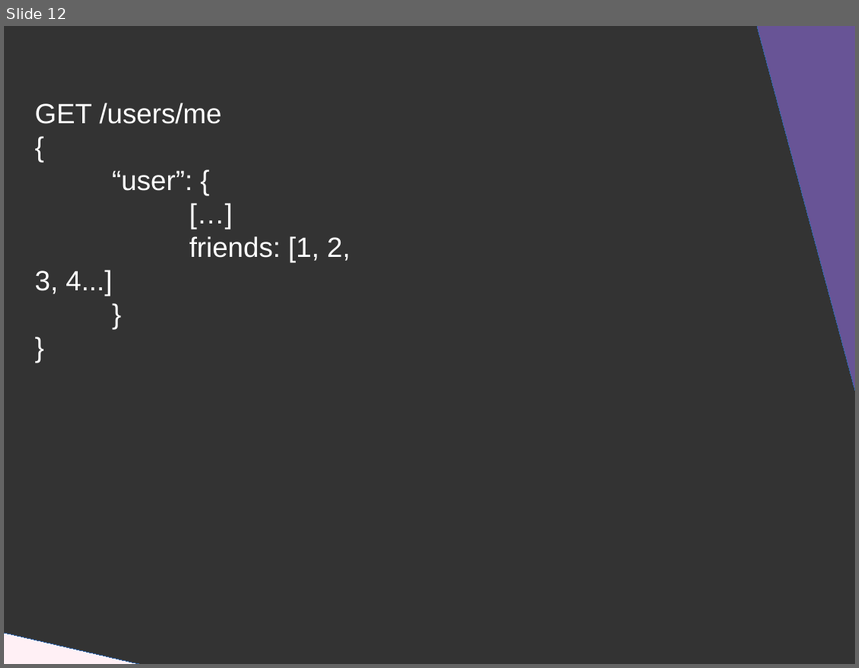
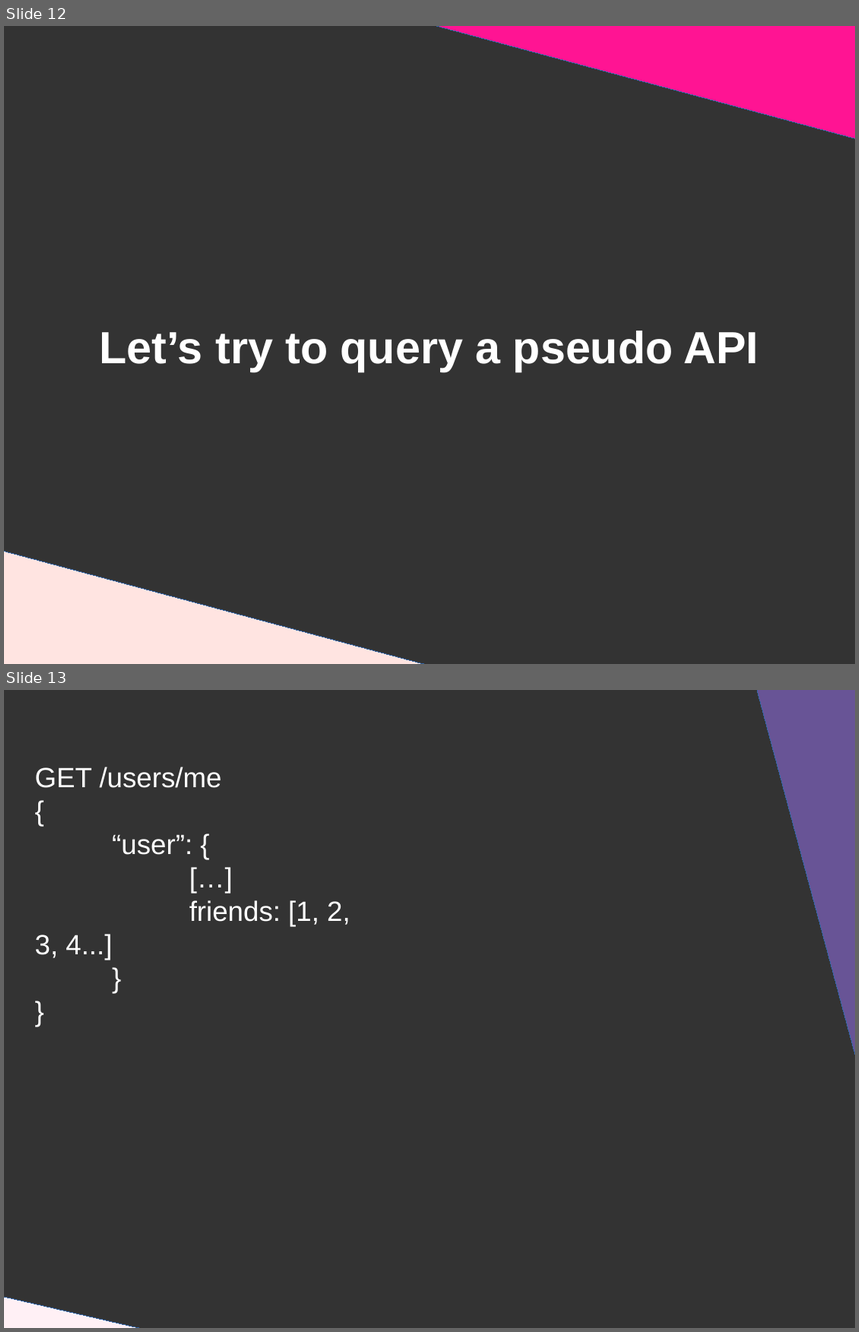
Before and after one commit to DanYellow/presentations, a slide deck: graphql/presentation.odp. Shown one above the other, each under a label of ours: slide 12 before the commit, slides 12 and 13 after it. The pictures are 859x668 and 859x1332 pixels, drawn with LibreOffice and Linux fonts; fonts in the diff are those of the drawing. Boxes give left, top, right and bottom in pixels: in the first picture for what was removed or moved away, otherwise in the second. Text is boxed around its words. In the diff, an @@ line names an element or a change of style, - is before the commit and + after.

```diff
--- a/graphql/presentation.odp
+++ b/graphql/presentation.odp
@@ slide 12 added at bbox=[4, 26, 855, 664], background #333333 @@
@@ right triangle added at bbox=[420, 26, 855, 140], fill #FF1493, outline #3465A4 0 pt @@
@@ title added at bbox=[100, 331, 759, 372], 42 pt, text #FFFFFF, bold @@
+Let’s try to query a pseudo API
@@ right triangle added at bbox=[4, 551, 444, 664], fill #FFE4E1, outline #3465A4 0 pt @@
@@ what was slide 12 is now slide 13 @@
```
Also in this commit, not shown: 5 slides changed, 2 other slides added, 4 other files.
